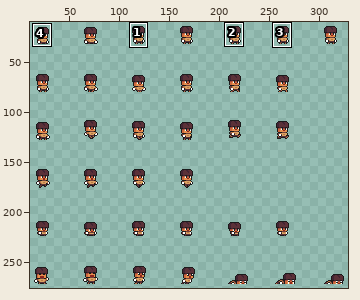
Sprite sheet: Assets/Sprites/char_spritesheet.png. The first picture is a wide view before the edit; the outline marks the close-up.
Close-up. Before the edit:
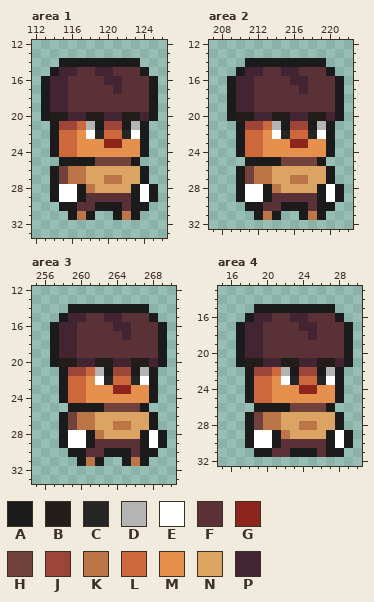
The file is 336x288 pixels. Colours within 5 levels of each other are drawn and written as one. Shown: area 1: x 112..126, y 12..33; area 2: x 207..222, y 12..32; area 3: x 255..270, y 12..33; area 4: x 15..30, y 13..32. The wide view leaves out empty margins. The commit also changed other parts of the picture, which this record leaves out.
Palette (. is transparent): A #1b1b1b  B #221c1a  C #252525  D #b4b4b4  E #ffffff  F #5b3138  G #8e251d  H #71413b  J #9e4539  K #bb7547  L #cd683d  M #e6904e  N #dba463  P #422433
Once edited:
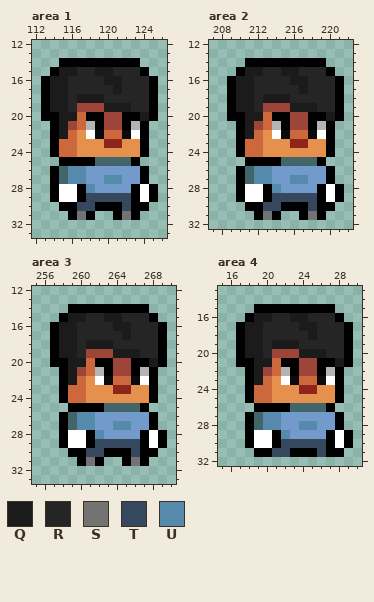
Colours new in this view: Q #1b1b1b  R #252525  S #737373  T #35485e  U #568aac
From old to new:
colour A: #1b1b1b -> #000000
colour C: #252525 -> #0b0b0b
colour H: #71413b -> #42656a
colour N: #dba463 -> #729bcb
Changed rows in their new state; - is a pixel that keeps its letter.
Area 1:
first column x 114:
15 -QQRRQQRRR-
16 QQRRRRQQRRR
17 QQRRRRRQRRR
18 QQRQQQRRRRR
19 QQRJJJQQQRR
20 AQQLAAJJAAQ
21 -Q---------
22 -Q---------
first column x 116:
26 UU-----
27 UU--UU-
28 --U----
29 --TTTTT
30 -TT---T
31 -S----S
Area 2:
first column x 210:
15 -QQRRQQRRR-
16 QQRRRRQQRRR
17 QQRRRRRQRRR
18 QQRQQQRRRRR
19 QQRJJJQQQRR
20 AQQLAAJJAAQ
21 -Q---------
22 -Q---------
first column x 212:
26 UU-----
27 UU--UU-
28 --U----
29 --TTTTT
30 -TT---T
31 -S----S
Area 3:
first column x 258:
15 -QQRRQQRRR-
16 QQRRRRQQRRR
17 QQRRRRRQRRR
18 QQRQQQRRRRR
19 QQRJJJQQQRR
20 AQQLAAJJAAQ
21 -Q---------
22 -Q---------
first column x 260:
26 UU-----
27 UU--UU-
28 --U----
29 --TTTTT
30 -TT---T
31 -S----S
Area 4:
first column x 18:
16 -QQRRQQRRR-
17 QQRRRRQQRRR
18 QQRRRRRQRRR
19 QQRQQQRRRRR
20 QQRJJJQQQRR
21 AQQLAAJJAAQ
22 -Q---------
23 -Q---------
first column x 20:
27 UU-----
28 UU--UU-
29 --U----
30 --TTTTT
31 -TT---T
